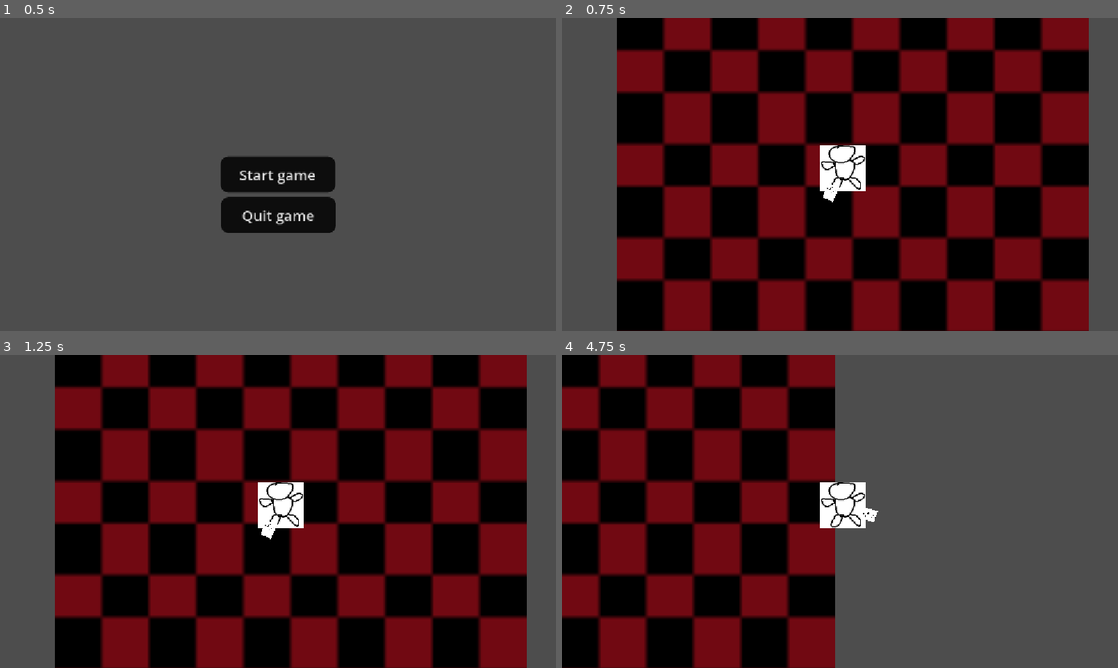
Above: before the commit, frames 1-4 (two rows, left to right).
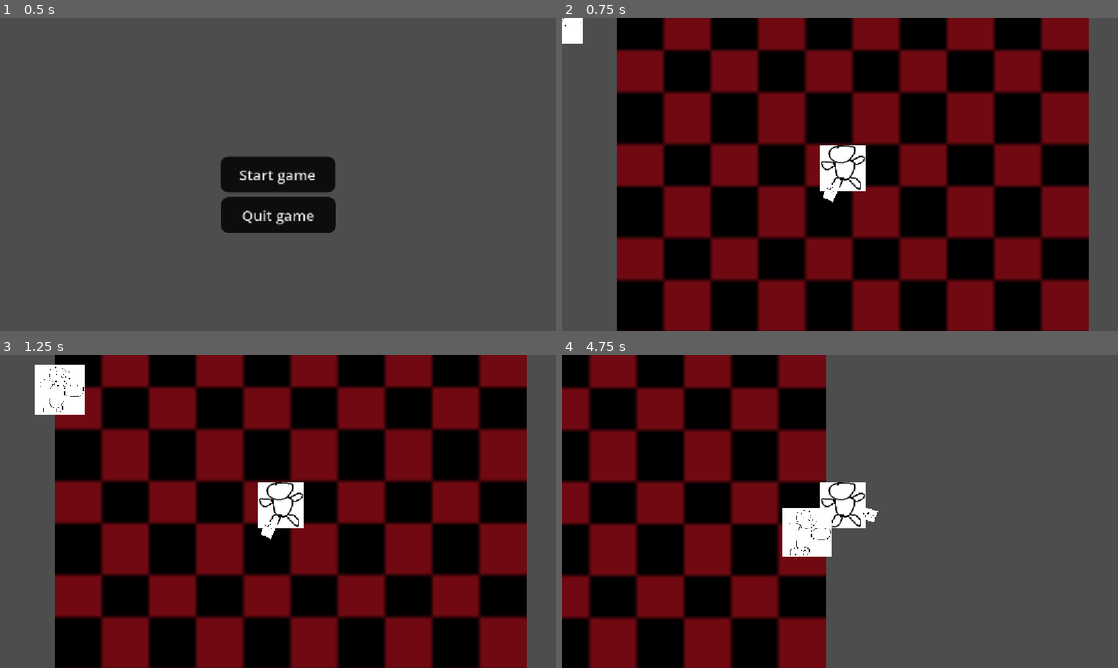
Above: after the commit, the same moments.

Repository: gumgas777-tech/debt-maxxing
Game: Godot game, scene res://main_menu/main_menu.tscn
The game is run twice, just before and just after one commit, with the same random seed, the same clock (stepped at 60 frames per second) and the same inputs.
Inputs (mouse positions are in pixels of both pictures, inside the frame that each line leads up to):
- Up to frame 1 (0.5 s): no input
- Up to frame 2 (0.75 s): click "Start game" at 0.5 s
- Up to frame 3 (1.25 s): no input
- Up to frame 4 (4.75 s): move the mouse to (962, 495) at 1.27 s; hold D (right) 1.28-2.03 s; click (962, 495) at 1.42 s; move the mouse to (728, 527) at 2.02 s; hold S (down) 2.03-2.78 s; move the mouse to (895, 442) at 2.77 s; hold D (right) 2.78-3.53 s; move the mouse to (812, 574) at 3.52 s; hold W (up) 3.53-4.28 s; click (812, 574) at 3.67 s; move the mouse to (1006, 558) at 4.27 s; hold A (left) from 4.28 s (still down)

Frame 1 is identical in both runs. In frame 2, 0.3% of the frame differs, in the area x 0-4%, y 0-9%; in frame 3, 1.4%; in frame 4, 13%, in the area x 4-50%, y 0-100%.

Commit message:
evilguy added

Diff:
--- /dev/null
+++ b/Evilguys/evilguy_1.gd
@@ -0,0 +1,13 @@
+extends CharacterBody2D
+
+
+var dante:Node2D
+
+func _ready():
+	dante = get_node("/root/Node2D/dante")
+
+
+func _physics_process(delta: float):
+	var direction = global_position.direction_to(dante.global_position)
+	velocity = direction * 300.0
+	move_and_slide()
--- /dev/null
+++ b/Evilguys/evilguy_1.tscn
@@ -0,0 +1,21 @@
+[gd_scene format=3 uid="uid://b5tdhlt6ked3i"]
+
+[ext_resource type="Texture2D" uid="uid://bknh3o8p37eq8" path="res://Evilguys/Evilguys.png" id="1_j48bt"]
+[ext_resource type="Script" uid="uid://l3k0ly7xrg4b" path="res://Evilguys/evilguy_1.gd" id="1_ribqn"]
+
+[sub_resource type="CircleShape2D" id="CircleShape2D_sdd5f"]
+radius = 49.729267
+
+[node name="Evilguy1" type="CharacterBody2D" unique_id=1941640205]
+script = ExtResource("1_ribqn")
+
+[node name="TextureRect" type="TextureRect" parent="." unique_id=777825979]
+offset_left = -51.0
+offset_top = -51.0
+offset_right = 52.0
+offset_bottom = 51.0
+texture = ExtResource("1_j48bt")
+expand_mode = 1
+
+[node name="CollisionShape2D" type="CollisionShape2D" parent="." unique_id=765061001]
+shape = SubResource("CircleShape2D_sdd5f")
--- a/button_3.gd
+++ /dev/null
@@ -1,12 +0,0 @@
-extends Button
-
-
-# Called when the node enters the scene tree for the first time.
-func _ready():
-	var button = Button.new()
-	button.text = "Click me"
-	button.pressed.connect(_button_pressed)
-	add_child(button)
-
-func _button_pressed():
-	print("Hello world!")
--- a/main.tscn
+++ b/main.tscn
@@ -3,6 +3,7 @@
 [ext_resource type="Texture2D" uid="uid://14ncwssh3lhr" path="res://casinofloor.png" id="1_h2yge"]
 [ext_resource type="PackedScene" uid="uid://bmmc771fn5qhl" path="res://dante/dante.tscn" id="2_h2yge"]
 [ext_resource type="Script" uid="uid://yry70ibe76hw" path="res://camera_2d.gd" id="3_h2yge"]
+[ext_resource type="PackedScene" uid="uid://b5tdhlt6ked3i" path="res://Evilguys/evilguy_1.tscn" id="4_1bvp3"]
 
 [node name="Node2D" type="Node2D" unique_id=1539095433]
 
@@ -19,3 +20,5 @@
 [node name="Camera2D" type="Camera2D" parent="dante" unique_id=1615721821]
 position = Vector2(-6, 14)
 script = ExtResource("3_h2yge")
+
+[node name="Evilguy1" parent="." unique_id=1941640205 instance=ExtResource("4_1bvp3")]
--- /dev/null
+++ b/shop_stuff/buy_button.gd
@@ -0,0 +1,11 @@
+extends Button
+
+
+# Called when the node enters the scene tree for the first time.
+func _ready() -> void:
+	pass # Replace with function body.
+
+
+# Called every frame. 'delta' is the elapsed time since the previous frame.
+func _process(delta: float) -> void:
+	pass
--- a/shop_stuff/shop.tscn
+++ b/shop_stuff/shop.tscn
@@ -2,7 +2,8 @@
 
 [ext_resource type="Texture2D" uid="uid://cfeqaxea7n6xe" path="res://shop_stuff/shop.png" id="1_pg7wn"]
 [ext_resource type="Script" uid="uid://dn3odsjsrypgh" path="res://shop_stuff/talk_button.gd" id="2_k870x"]
-[ext_resource type="Script" uid="uid://tqlkuv5f5585" path="res://button_3.gd" id="2_pg7wn"]
+[ext_resource type="Script" uid="uid://tqlkuv5f5585" path="res://shop_stuff/buy_button.gd" id="2_pg7wn"]
+[ext_resource type="Script" uid="uid://bkfkwg4l0hul4" path="res://shop_stuff/wager_button.gd" id="2_sx8d5"]
 [ext_resource type="Texture2D" uid="uid://ds6ysa0b8olay" path="res://shop_stuff/item.png" id="3_ihqhm"]
 
 [node name="Shop" type="Control" unique_id=743195835]
@@ -29,6 +30,7 @@
 offset_right = 1142.0
 offset_bottom = 559.0
 text = "Wager"
+script = ExtResource("2_sx8d5")
 
 [node name="Talk_button" type="Button" parent="." unique_id=1713513687]
 layout_mode = 0
--- /dev/null
+++ b/shop_stuff/wager_button.gd
@@ -0,0 +1,11 @@
+extends Button
+
+
+# Called when the node enters the scene tree for the first time.
+func _ready() -> void:
+	pass # Replace with function body.
+
+
+# Called every frame. 'delta' is the elapsed time since the previous frame.
+func _process(delta: float) -> void:
+	pass
Binary file added: Evilguys/Evilguys.png
Not shown, added: Evilguys/Evilguys.png.import
Not shown, added: Evilguys/evilguy_1.gd.uid
Renamed: button_3.gd.uid -> shop_stuff/buy_button.gd.uid
Not shown, added: shop_stuff/wager_button.gd.uid
